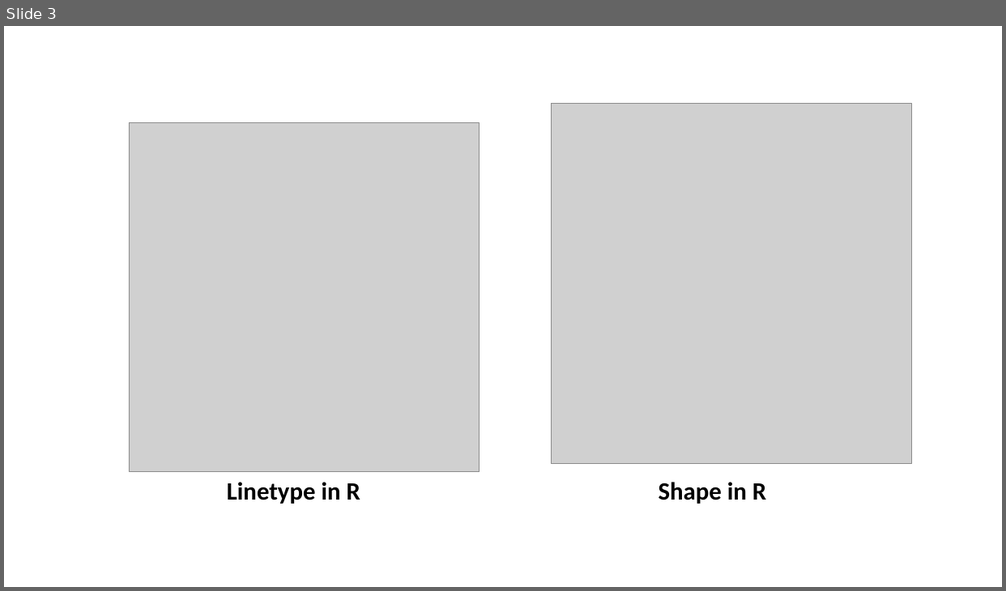
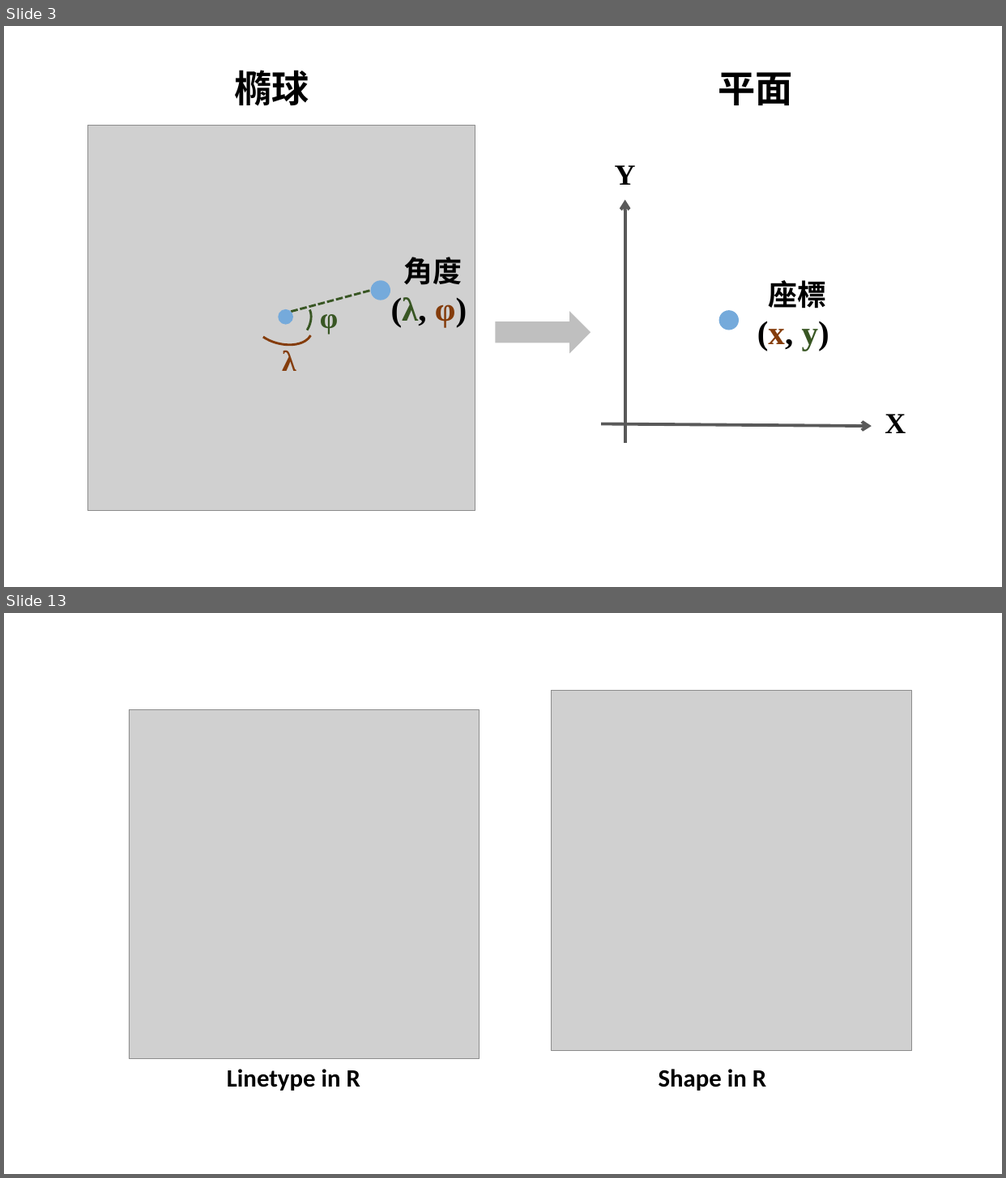
Before and after one commit to ChiaJung-Yeh/Spatial-Analysis, a slide deck: graph/graph.pptx. Shown one above the other, each under a label of ours: slide 3 before the commit, slides 3 and 13 after it; the slides between them are not shown. The pictures are 1006x591 and 1006x1178 pixels, drawn with LibreOffice and Linux fonts; fonts in the diff are those of the drawing; grey boxes stand for pictures. Boxes give left, top, right and bottom in pixels: in the first picture for what was removed or moved away, otherwise in the second. Text is boxed around its words. In the diff, an @@ line names an element or a change of style, - is before the commit and + after.

```diff
--- a/graph/graph.pptx
+++ b/graph/graph.pptx
@@ slide 3 added at (4,26,1002,587), background #FFFFFF @@
@@ text added at (234,70,309,106), 36 pt, text #000000, bold @@
+橢球
@@ text added at (718,72,793,105), 36 pt, text #000000, bold @@
+平面
@@ picture added at (88,126,475,511) @@
@@ text added at (615,165,636,185), 28 pt, text #000000, bold @@
+Y
@@ arrow added from (625, 444) to (625, 199), #595959 3 pt @@
@@ text added at (391,257,467,327), 32 pt, text #000000, bold @@
+角度
+(λ, φ)
@@ line added from (291, 312) to (371, 290), #385723 2.25 pt dashed @@
@@ ellipse added at (371,280,390,300), fill #75AADB @@
@@ text added at (757,280,829,351), 32 pt, text #000000, bold @@
+座標
+(x, y)
@@ arc (boxed as its full ellipse) added at (247,298,317,352), outline #843C0B 2.25 pt @@
@@ ellipse added at (278,310,293,325), fill #75AADB @@
@@ arc (boxed as its full ellipse) added at (288,305,314,339), outline #385723 2.25 pt @@
@@ text added at (320,314,338,335), 28 pt, text #385723, bold @@
+φ
@@ right arrow added at (495,311,591,354), fill #BFBFBF @@
@@ ellipse added at (719,310,739,330), fill #75AADB @@
@@ text added at (282,350,296,371), 28 pt, text #843C0B, bold @@
+λ
@@ text added at (884,414,906,433), 28 pt, text #000000, bold @@
+X
@@ arrow added from (602, 425) to (872, 426), #595959 3 pt @@
@@ what was slide 3 is now slide 13 @@
```
Also in this commit, not shown: 2 slides changed, 9 other slides added, 20 other files.
